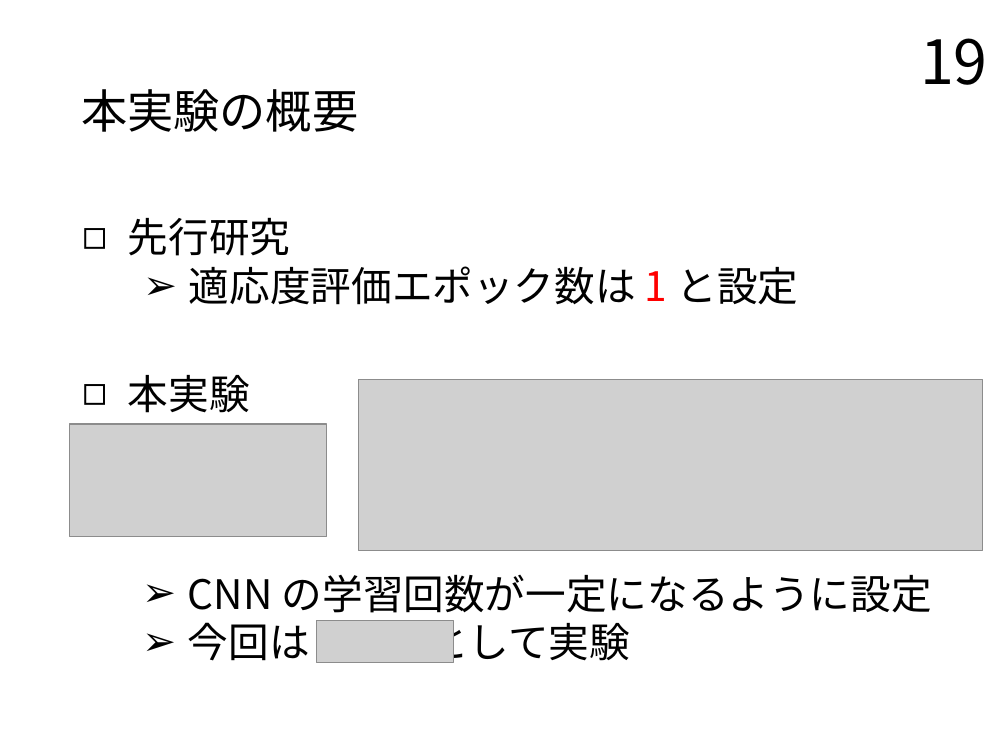
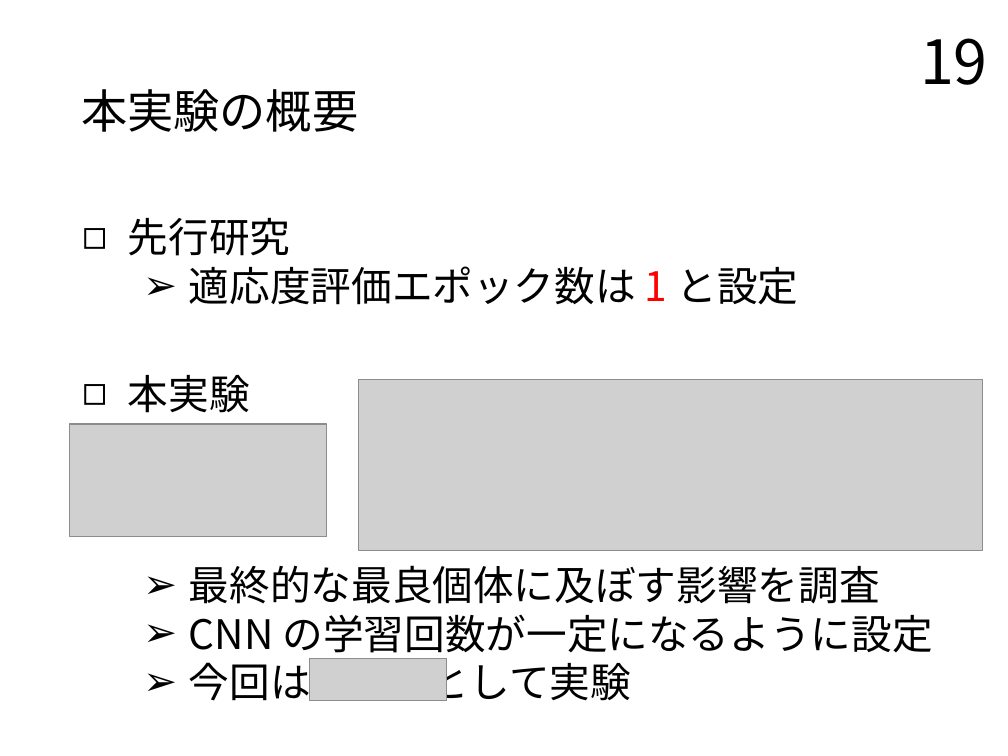
Before and after one commit to TairaTomotaka/kadai, a slide deck: slide 19 of prsn/20230124_prsn_taira.pptx. Drawn at 1008x756 pixels with LibreOffice and Linux fonts; fonts in the diff are those of the drawing; grey boxes stand for pictures. Boxes give left, top, right and bottom in pixels: in the first picture for what was removed or moved away, otherwise in the second. Text is boxed around its words. In the diff, an @@ line names an element or a change of style, - is before the commit and + after.

Commit message:
2023/01/23/11:18

```diff
--- a/prsn/20230124_prsn_taira.pptx
+++ b/prsn/20230124_prsn_taira.pptx
@@ text "最終的な最良個体に及ぼす影響を調査": place and size @@
-text "最終的な最良個体に及ぼす影響を調査" at [188,574,932,663]
+text "最終的な最良個体に及ぼす影響を調査" at [189,565,933,701]
@@ text at [189,565,880,604]: paragraph added @@
+  ➢ 最終的な最良個体に及ぼす影響を調査
@@ picture: place and size @@
-picture at [317,620,453,663]
+picture at [310,658,446,701]
```
